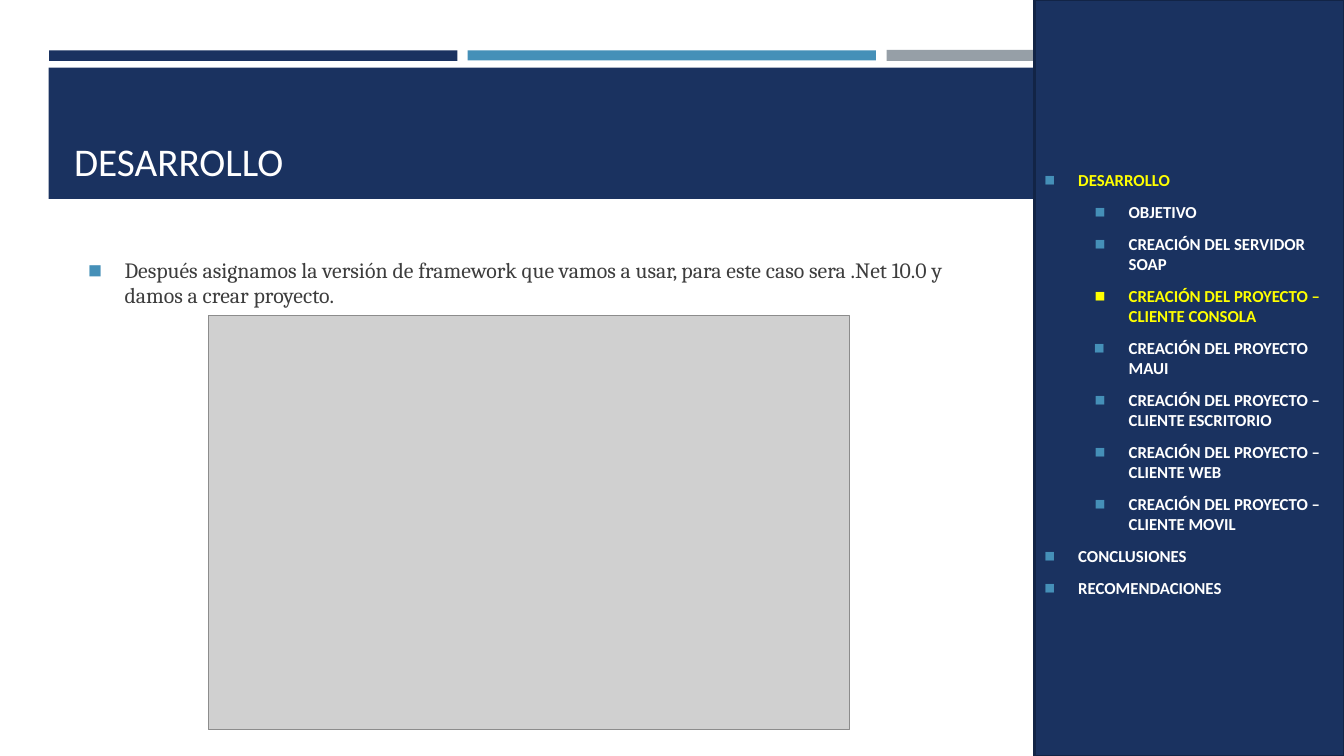
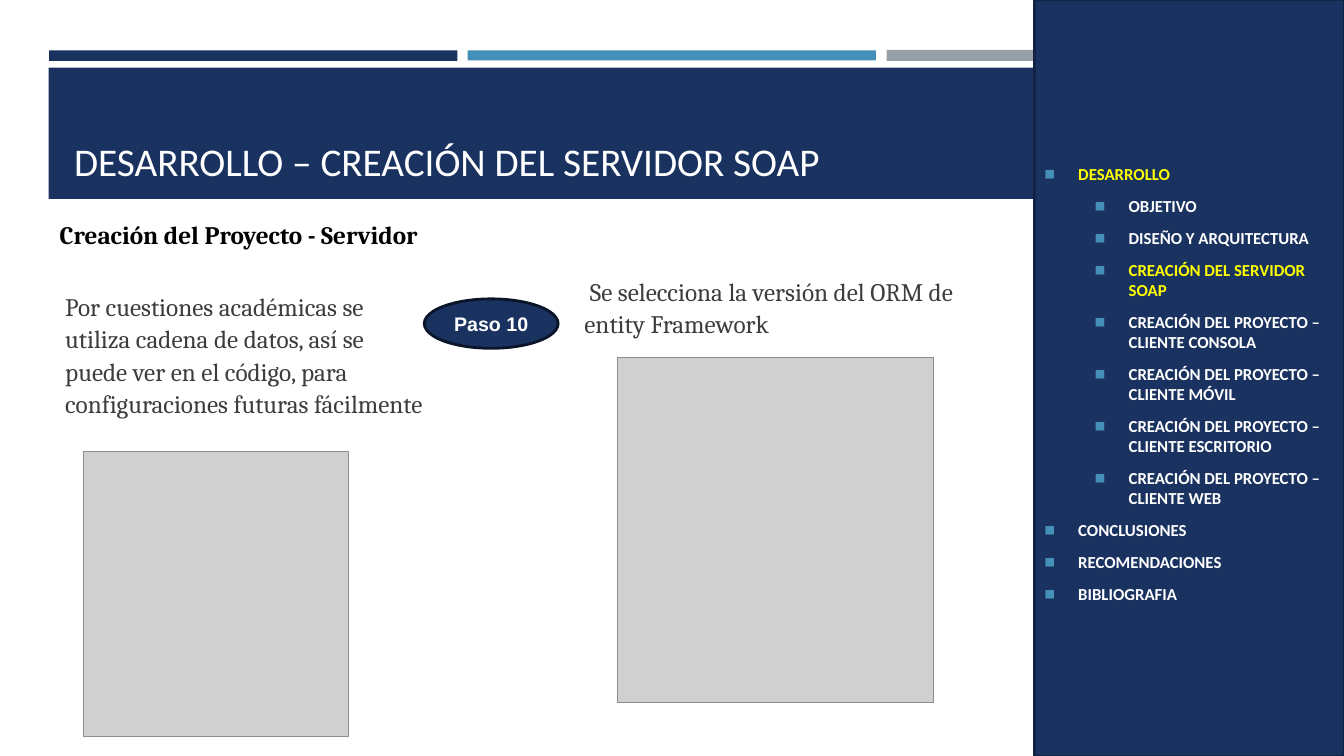
Before and after one commit to ArielGuevara/WS_TicketPremiun_DotNet_SOAP_GR5, a slide deck: slide 19 of 05. DOCUMENTACION/02. MANUAL TECNICO/PRESENTACION_SOAP_ BDD_DOTNET.pptx (slide 29 before the commit). Drawn at 1344x756 pixels with LibreOffice and Linux fonts; fonts in the diff are those of the drawing; grey boxes stand for pictures. Boxes give left, top, right and bottom in pixels: in the first picture for what was removed or moved away, otherwise in the second. Text is boxed around its words. In the diff, an @@ line names an element or a change of style, - is before the commit and + after.

```diff
--- a/05. DOCUMENTACION/02. MANUAL TECNICO/PRESENTACION_SOAP_ BDD_DOTNET.pptx
+++ b/05. DOCUMENTACION/02. MANUAL TECNICO/PRESENTACION_SOAP_ BDD_DOTNET.pptx
@@ title at (x1=74, y1=143, x2=819, y2=177): text changed @@
-DESARROLLO
+DESARROLLO – CREACIÓN DEL SERVIDOR SOAP
@@ text added at (x1=60, y1=226, x2=417, y2=250), 18 pt, text #000000, bold @@
+Creación del Proyecto - Servidor
@@ text in rectangle at (x1=1129, y1=230, x2=1308, y2=246): paragraph added @@
+  ◼ DISEÑO Y ARQUITECTURA
@@ text removed at (x1=125, y1=262, x2=943, y2=308) @@
-◼ Después asignamos la versión de framework que vamos a usar, para este caso sera .Net 10.0 y damos a crear proyecto.
@@ text in rectangle at (x1=1129, y1=262, x2=1308, y2=348): text colour #FFFFFF to #FFFF00 in "CREACIÓN DEL SERVIDOR SOAP"; text colour #FFFF00 to #FFFFFF in "CREACIÓN DEL PROYECTO – CLIENTE CONSOLA"; bullet colour #FFFF00 to #4590B8 @@
@@ text added at (x1=65, y1=298, x2=423, y2=419), 18 pt, text #3D3D3D @@
+Por cuestiones académicas se utiliza cadena de datos, así se puede ver en el código, para configuraciones futuras fácilmente
@@ ellipse added at (x1=424, y1=299, x2=559, y2=349), fill #1A3260, outline #0B162A 2 pt, 14 pt, text #FFFFFF, bold @@
+Paso 10
@@ text added at (x1=584, y1=283, x2=953, y2=339), 18 pt, text #3D3D3D @@
+Se selecciona la versión del ORM de entity Framework
@@ picture removed at (x1=209, y1=316, x2=850, y2=730) @@
@@ picture added at (x1=618, y1=358, x2=935, y2=703) @@
@@ text in rectangle at (x1=1129, y1=366, x2=1308, y2=400): text changed @@
-  ◼ CREACIÓN DEL PROYECTO MAUI
+  ◼ CREACIÓN DEL PROYECTO – CLIENTE MÓVIL
@@ picture added at (x1=83, y1=452, x2=348, y2=736) @@
@@ text in rectangle at (x1=1129, y1=497, x2=1308, y2=530): paragraph removed @@
-  ◼ CREACIÓN DEL PROYECTO – CLIENTE MOVIL
@@ text in rectangle at (x1=1078, y1=589, x2=1177, y2=600): paragraph added @@
+◼ BIBLIOGRAFIA
```
Also in this commit, not shown: 25 other slides changed, 29 slides added, 55 slides removed, 1 other file.
